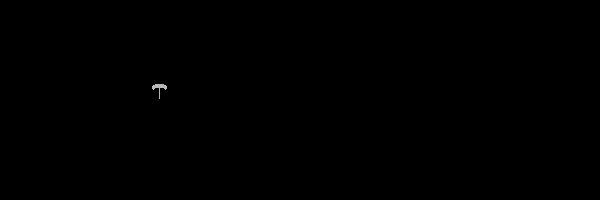
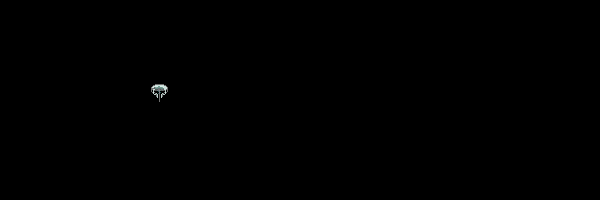
Revision of a layered 600 × 200 image; what changed, layer by layer:
added layer "Layer 8" (80%) above "Layer 2 copy 3" over (152, 85, 167, 98)
added layer "Layer 2 copy 3" (60%) above "Layer 7" over (151, 84, 168, 102)
hid "Layer 2", opacity 100% → 60%, painted on it over (152, 84, 167, 102)
added layer "Layer 4" (56%) above "Layer 1" over (155, 85, 164, 94)
